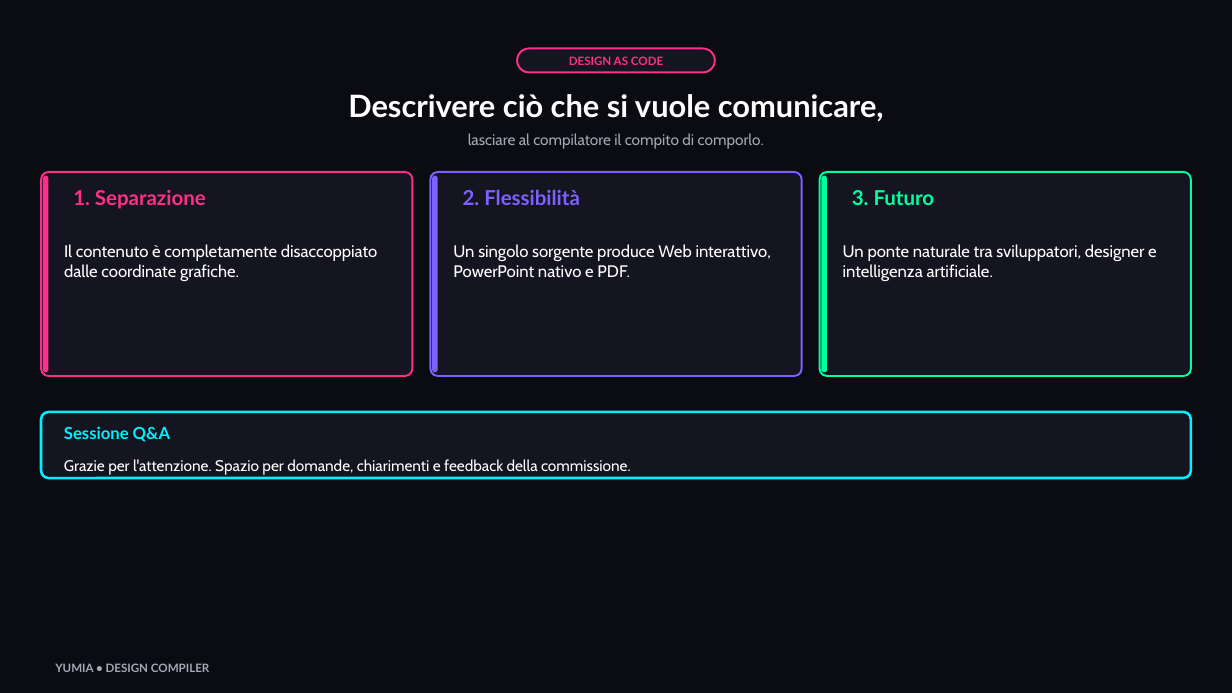
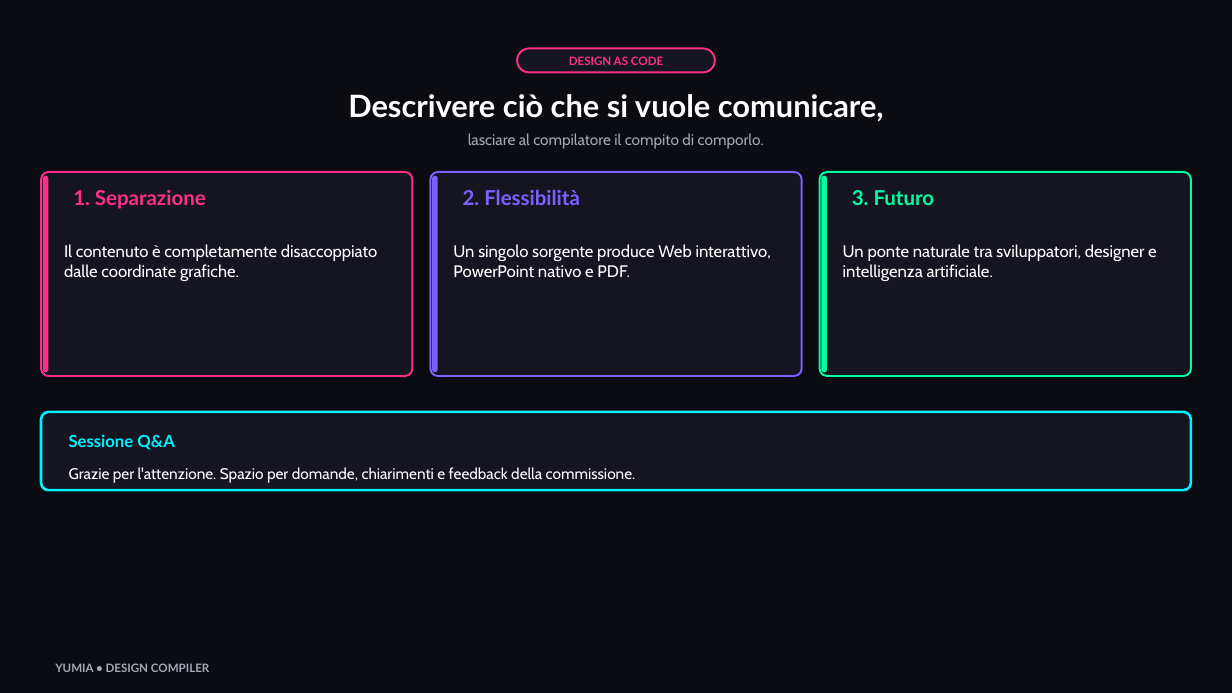
Before and after one commit to biagio-scaglia/Yumia-MD, a slide deck: slide 15 of presentation.pptx. Drawn at 1232x693 pixels with LibreOffice and Linux fonts; fonts in the diff are those of the drawing. Boxes give left, top, right and bottom in pixels: in the first picture for what was removed or moved away, otherwise in the second. Text is boxed around its words. In the diff, an @@ line names an element or a change of style, - is before the commit and + after.

Commit message:
fix(parser,layout,pptx): stop diagram ghost nodes, code overflow, and VS wrap
Parse full bracket labels in node directives, ignore orphan diagram aliases, size code blocks for wrapped lines, and widen compare VS badges.

```diff
--- a/presentation.pptx
+++ b/presentation.pptx
@@ rounded rectangle: place and size @@
-rounded rectangle at bbox=[41, 412, 1190, 479]
+rounded rectangle at bbox=[41, 412, 1190, 491]
@@ rounded rectangle at bbox=[41, 412, 1190, 491]: proportions changed @@
@@ text "Sessione Q&A": place and size @@
-text "Sessione Q&A" at bbox=[64, 426, 171, 442]
+text "Sessione Q&A" at bbox=[69, 434, 175, 450]
@@ text "Grazie per l'attenzione. Spazio per ...": place and size @@
-text "Grazie per l'attenzione. Spazio per ..." at bbox=[64, 459, 631, 475]
+text "Grazie per l'attenzione. Spazio per ..." at bbox=[69, 467, 636, 483]
```
Also in this commit, not shown: 9 other slides changed, 8 other files.
